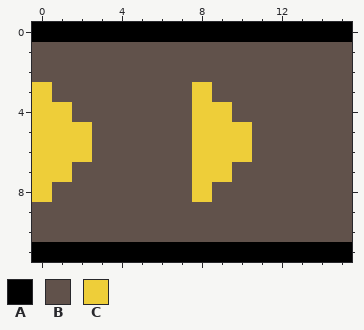
Pixel-art file: Assets/Sprites/Conveyor.aseprite. Above, as it was before the edit.
16x12 pixels, 1 frame.
Palette (. is transparent): A #000000  B #61524b  C #eece39
Pixels before, first column x 0:
 0 AAAAAAAAAAAAAAAA
 1 BBBBBBBBBBBBBBBB
 2 BBBBBBBBBBBBBBBB
 3 CBBBBBBBCBBBBBBB
 4 CCBBBBBBCCBBBBBB
 5 CCCBBBBBCCCBBBBB
 6 CCCBBBBBCCCBBBBB
 7 CCBBBBBBCCBBBBBB
 8 CBBBBBBBCBBBBBBB
 9 BBBBBBBBBBBBBBBB
10 BBBBBBBBBBBBBBBB
11 AAAAAAAAAAAAAAAA
And afterwards:
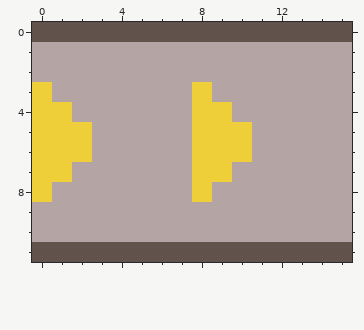
Changes in this commit:
colour A: #000000 -> #61524b
colour B: #61524b -> #b4a5a4
Pixel boxes of the changes (left, top, right, bottom) in both pictures:
changed: (32, 22, 352, 262)
